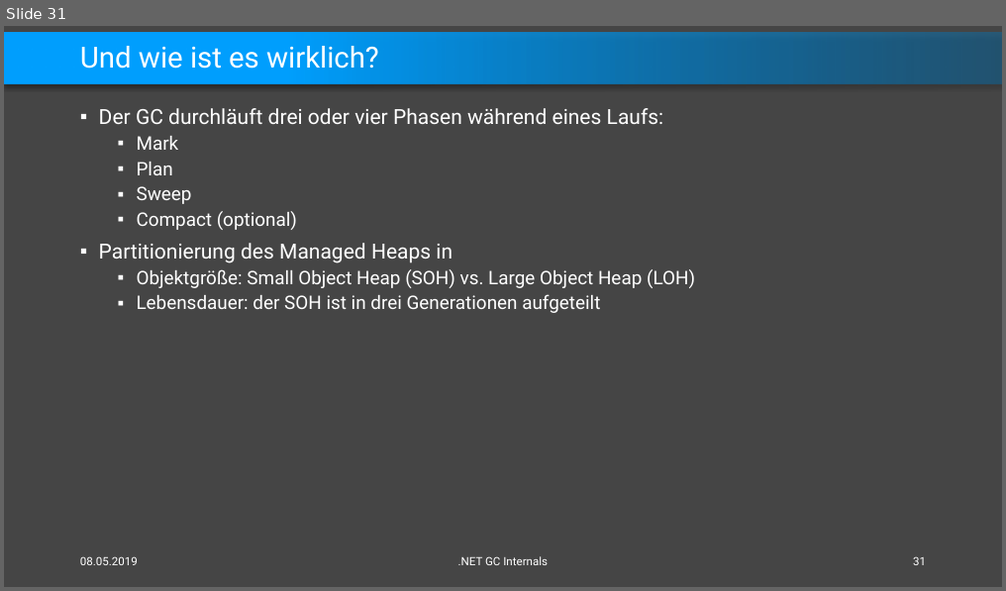
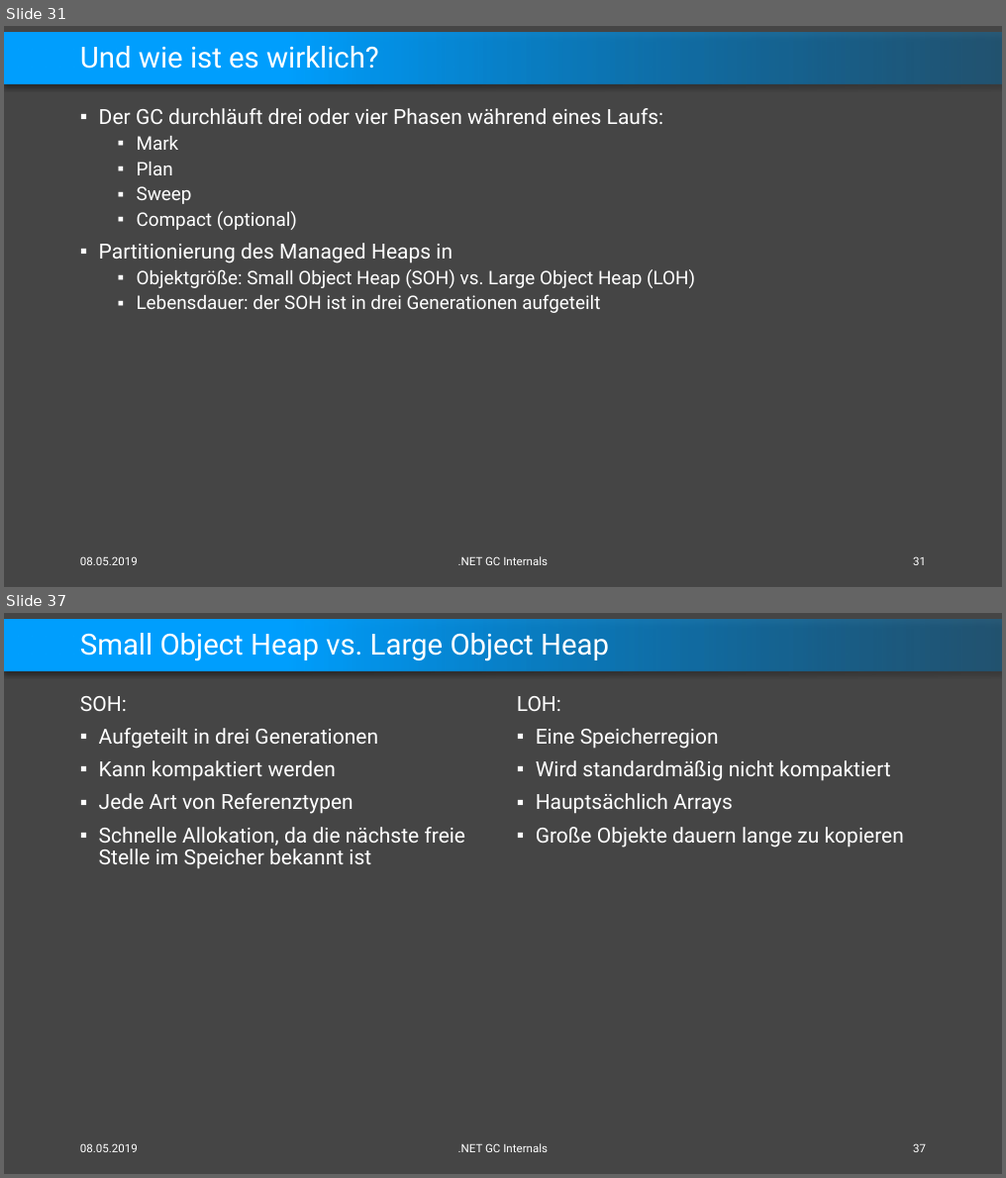
Before and after one commit to feO2x/DotnetGCInternals, a slide deck: Dotnet GC Internals.pptx. Shown one above the other, each under a label of ours: slide 31 before the commit, slides 31 and 37 after it; the slides between them are not shown. The pictures are 1006x591 and 1006x1178 pixels, drawn with LibreOffice and Linux fonts; fonts in the diff are those of the drawing. Boxes give left, top, right and bottom in pixels: in the first picture for what was removed or moved away, otherwise in the second. Text is boxed around its words. In the diff, an @@ line names an element or a change of style, - is before the commit and + after.

```diff
--- a/Dotnet GC Internals.pptx
+++ b/Dotnet GC Internals.pptx
@@ slide 37 added at (x1=4, y1=613, x2=1002, y2=1174), background #454545; not listed: 1 template element that a slide beside it also shows @@
@@ title added at (x1=80, y1=633, x2=609, y2=662), 28 pt, text #FFFFFF @@
+Small Object Heap vs. Large Object Heap
@@ text added at (x1=80, y1=696, x2=466, y2=869), 20 pt, text #FFFFFF @@
+SOH:
+▪ Aufgeteilt in drei Generationen
+▪ Kann kompaktiert werden
+▪ Jede Art von Referenztypen
+▪ Schnelle Allokation, da die nächste freie Stelle im Speicher bekannt ist
@@ text added at (x1=517, y1=696, x2=904, y2=848), 20 pt, text #FFFFFF @@
+LOH:
+▪ Eine Speicherregion
+▪ Wird standardmäßig nicht kompaktiert
+▪ Hauptsächlich Arrays
+▪ Große Objekte dauern lange zu kopieren
@@ text added at (x1=80, y1=1144, x2=138, y2=1153), 11 pt, text #FFFFFF @@
+08.05.2019
@@ text added at (x1=458, y1=1144, x2=548, y2=1153), 11 pt, text #FFFFFF @@
+.NET GC Internals
@@ page number added at (x1=913, y1=1144, x2=926, y2=1153), 11 pt, text #FFFFFF @@
+37
```
Also in this commit, not shown: 1 slide changed, 4 other slides added.
